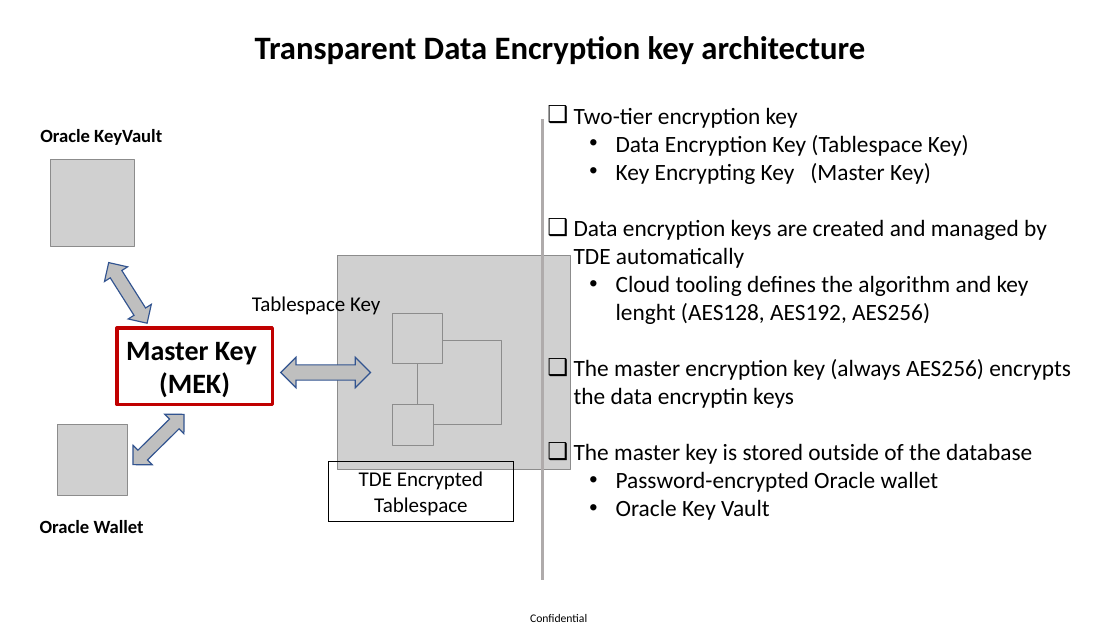
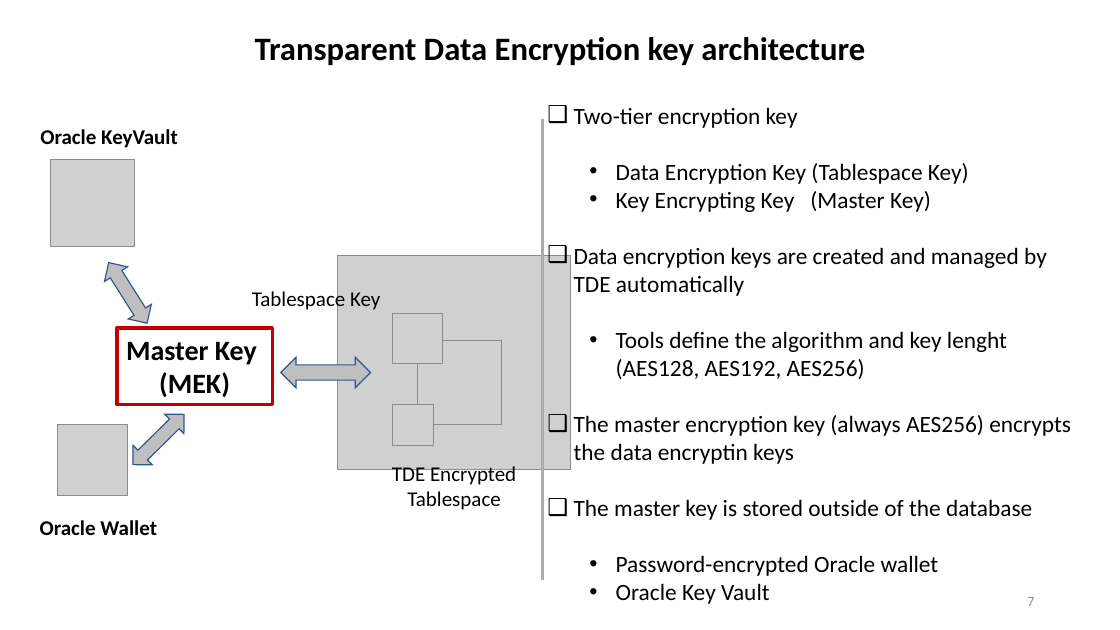
Before and after one commit to zizu1985/DOAG_OKV_EXACC, a slide deck: slide 7 of Oracle_Key_Vault_Overview.pptx (slide 6 before the commit). Drawn at 1120x630 pixels with LibreOffice and Linux fonts; fonts in the diff are those of the drawing; grey boxes stand for pictures; background and template pictures are left out. Boxes give left, top, right and bottom in pixels: in the first picture for what was removed or moved away, otherwise in the second. Text is boxed around its words. In the diff, an @@ line names an element or a change of style, - is before the commit and + after.

```diff
--- a/Oracle_Key_Vault_Overview.pptx
+++ b/Oracle_Key_Vault_Overview.pptx
@@ text "Oracle KeyVault" at <box>40,129,178,148</box>: size 16 to 18 pt @@
@@ text "Tablespace Key": place and size @@
-text "Tablespace Key" at <box>252,293,380,317</box>
+text "Tablespace Key" at <box>252,289,380,313</box>
@@ text at <box>616,331,1007,379</box>: text changed @@
-  • Cloud tooling defines the algorithm and key lenght (AES128, AES192, AES256)
+  • Tools define the algorithm and key lenght (AES128, AES192, AES256)
@@ text "TDE Encrypted Tablespace": place and size @@
-text "TDE Encrypted Tablespace" at <box>329,462,513,522</box>
+text "TDE Encrypted Tablespace" at <box>392,464,516,510</box>
@@ text "TDE Encrypted Tablespace" at <box>392,464,516,510</box>: outline #000000 0.75 pt to none @@
@@ text "Oracle Wallet" at <box>40,520,157,535</box>: size 16 to 18 pt @@
@@ page number added at <box>1027,597,1034,606</box>, 12 pt, text #8C8C8C @@
+7
@@ text removed at <box>530,614,587,622</box> @@
-Confidential
```
Also in this commit, not shown: 8 other slides changed, 2 slides added, 1 slide removed.
